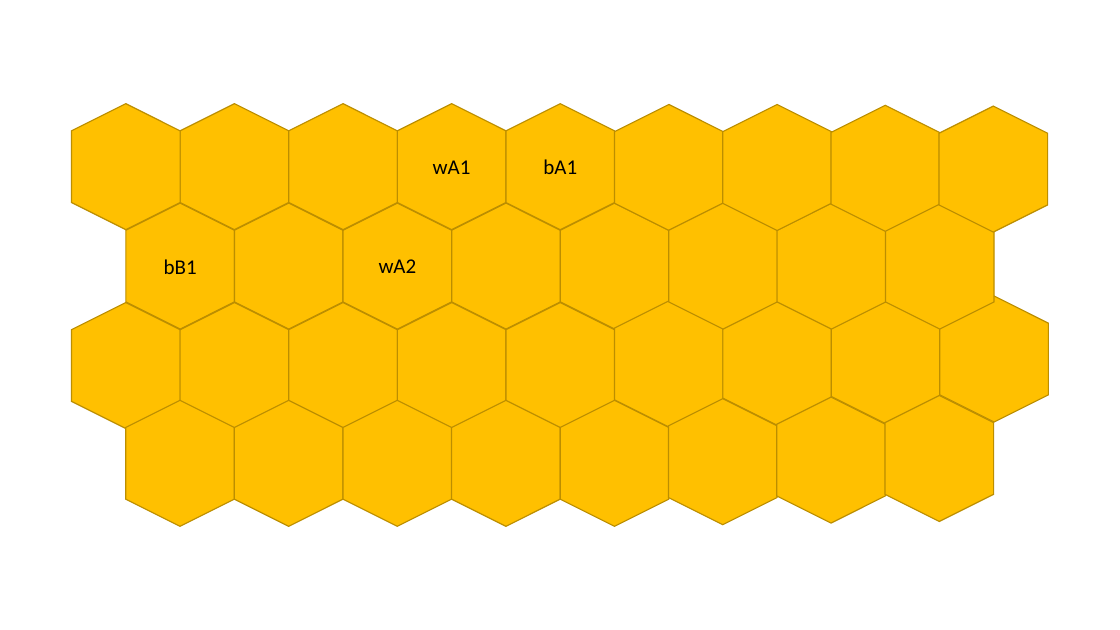
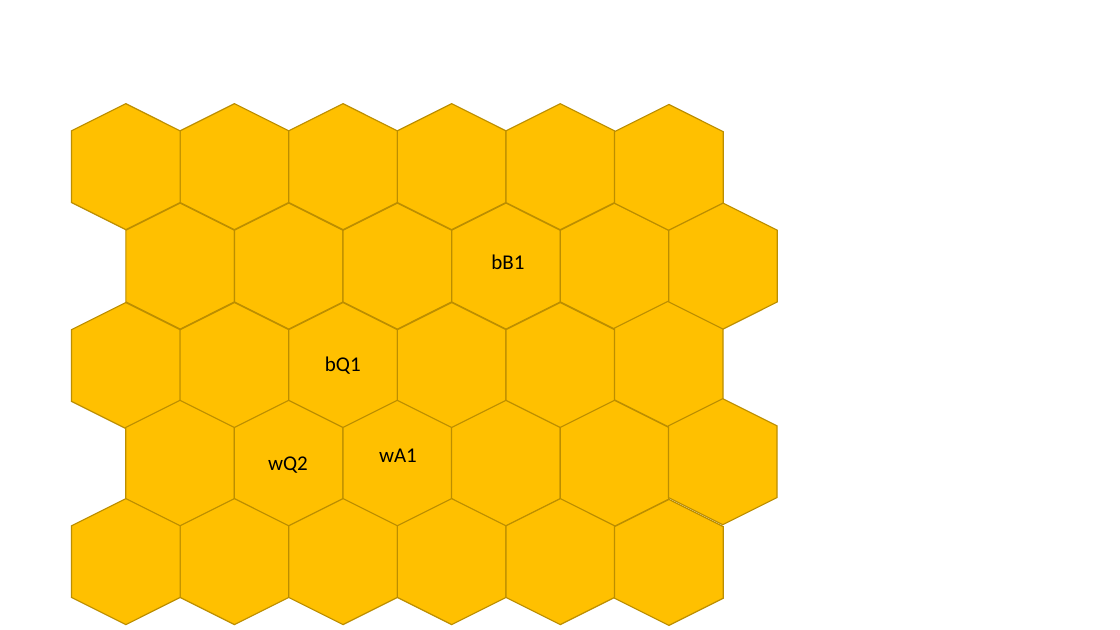
Before and after one commit to ay-sbu/ai-hive-game-python, a slide deck: slide 6 of hive.pptx. Drawn at 1120x630 pixels with LibreOffice and Linux fonts; fonts in the diff are those of the drawing. Boxes give left, top, right and bottom in pixels: in the first picture for what was removed or moved away, otherwise in the second. Text is boxed around its words. In the diff, an @@ line names an element or a change of style, - is before the commit and + after.

```diff
--- a/hive.pptx
+++ b/hive.pptx
@@ text "bB1": place and size @@
-text "bB1" at (164, 259, 197, 274)
+text "bB1" at (491, 254, 524, 269)
@@ text added at (325, 356, 361, 374), 18 pt, text #000000 @@
+bQ1
@@ group removed at (379, 105, 1048, 523): 4 hexagons, 2 texts @@
-bA1
-wA2
@@ text "wA1": place and size @@
-text "wA1" at (433, 160, 471, 174)
+text "wA1" at (379, 448, 417, 462)
@@ text added at (268, 456, 308, 473), 18 pt, text #000000 @@
+wQ2
@@ hexagon: place and size @@
-hexagon at (778, 203, 886, 329)
+hexagon at (72, 499, 180, 625)
@@ hexagon: place and size @@
-hexagon at (723, 300, 831, 426)
+hexagon at (180, 499, 289, 625)
@@ hexagon: place and size @@
-hexagon at (885, 395, 994, 521)
+hexagon at (289, 499, 397, 625)
@@ hexagon: place and size @@
-hexagon at (831, 298, 940, 424)
+hexagon at (398, 499, 506, 625)
@@ hexagon: place and size @@
-hexagon at (940, 296, 1048, 422)
+hexagon at (506, 499, 615, 625)
@@ hexagon: place and size @@
-hexagon at (886, 203, 994, 329)
+hexagon at (615, 500, 723, 626)
```
Also in this commit, not shown: 5 other files.
